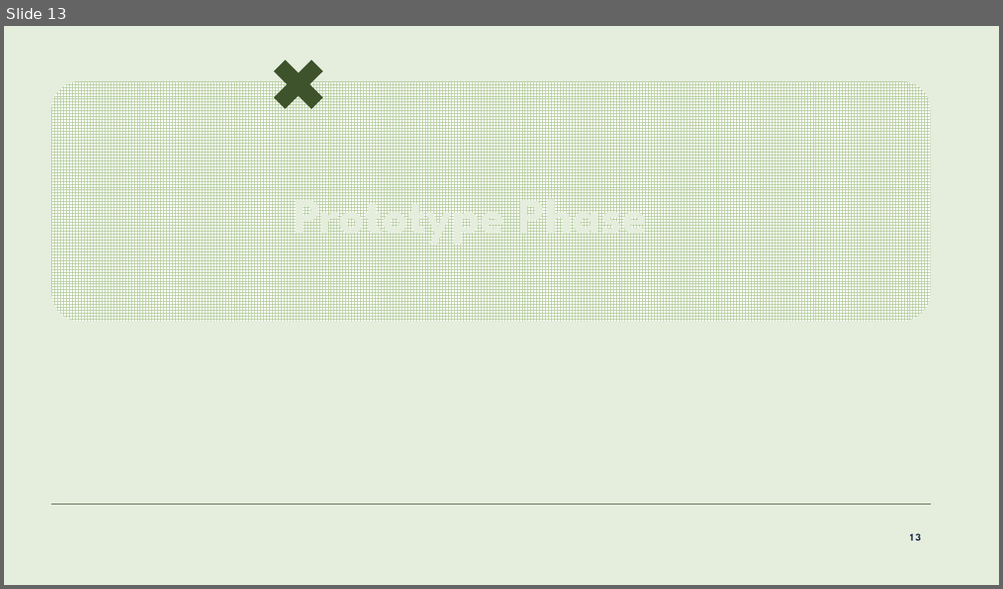
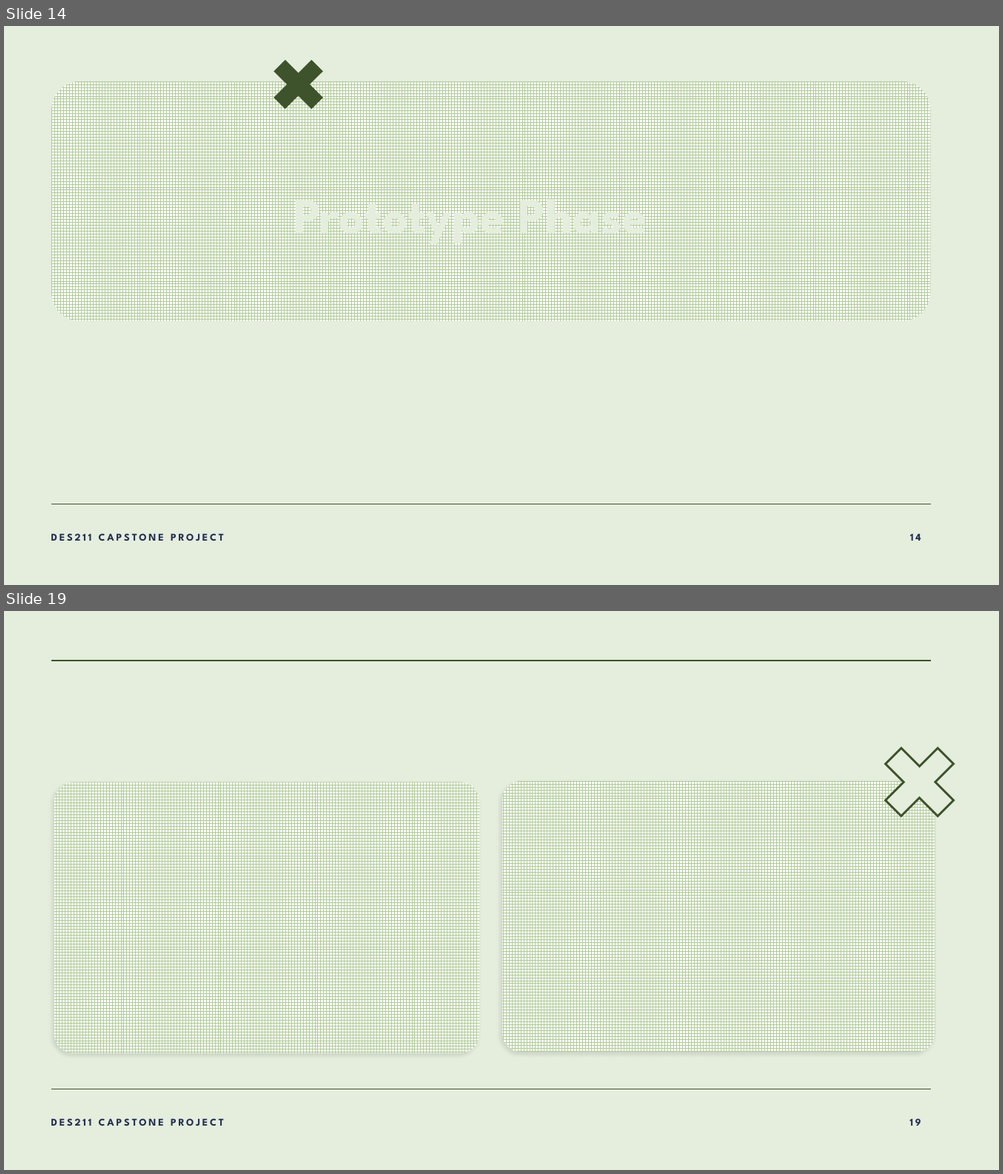
Before and after one commit to lalitm1004/DES211-CCD, a slide deck: presentation.pptx. Shown one above the other, each under a label of ours: slide 13 before the commit, slides 14 and 19 after it; the slides between them are not shown. The pictures are 1003x589 and 1003x1174 pixels, drawn with LibreOffice and Linux fonts; fonts in the diff are those of the drawing; background and template pictures are left out. Boxes give left, top, right and bottom in pixels: in the first picture for what was removed or moved away, otherwise in the second. Text is boxed around its words. In the diff, an @@ line names an element or a change of style, - is before the commit and + after.

```diff
--- a/presentation.pptx
+++ b/presentation.pptx
@@ slide 19 added at [4, 611, 999, 1170], background #E5EDDD; not listed: 1 template element that a slide beside it also shows @@
@@ line added from (52, 661) to (930, 661), #3E532A 1 pt @@
@@ plus added at [867, 730, 971, 834], fill #E5EDDD, outline #3E532A 2 pt @@
@@ rounded rectangle added at [55, 783, 479, 1054], fill pattern #B0CA98 on #FFFFFF @@
@@ rounded rectangle added at [502, 781, 934, 1053], fill pattern #B0CA98 on #FFFFFF @@
@@ text added at [51, 1119, 224, 1126], 10 pt, text #222F51, bold @@
+DES211 CAPSTONE PROJECT
@@ page number added at [910, 1119, 921, 1126], 10 pt, text #222F51, bold @@
+19
@@ what was slide 13 is now slide 14 @@
@@ slide 14 changed as well @@
@@ text added at [51, 534, 224, 541], 10 pt, text #222F51, bold @@
+DES211 CAPSTONE PROJECT
@@ page number at [910, 534, 921, 541]: text changed @@
-13
+14
```
Also in this commit, not shown: 6 other slides changed, 9 other slides added, 9 slides removed.
